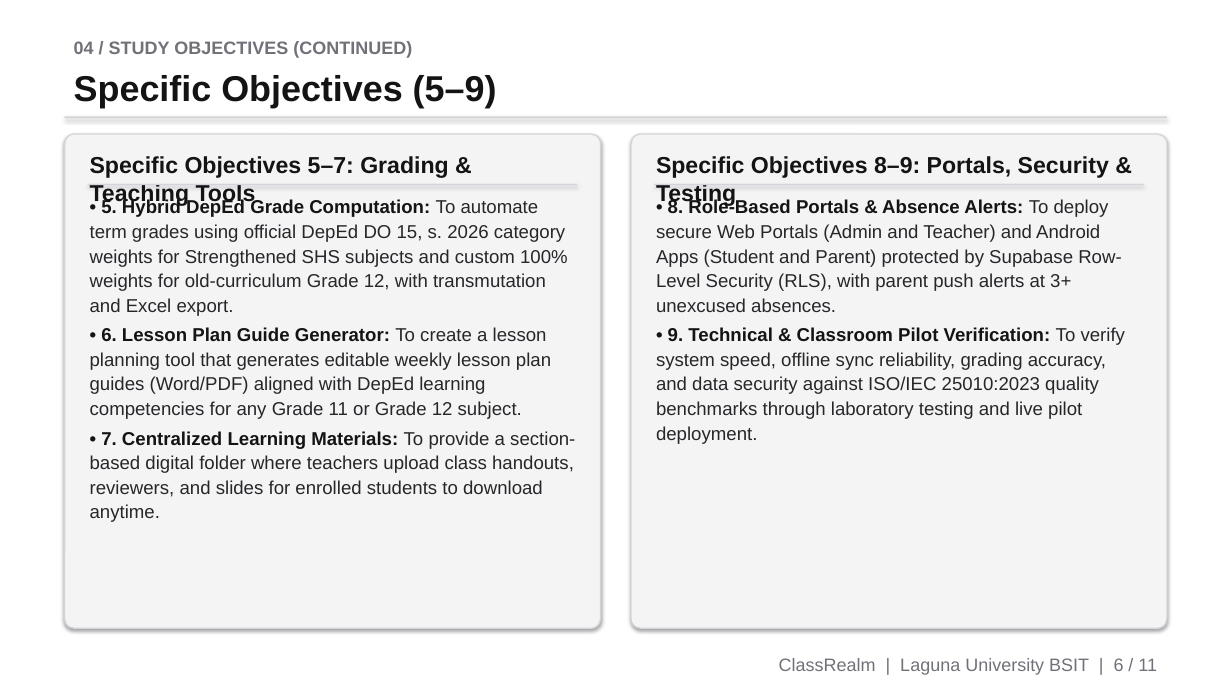
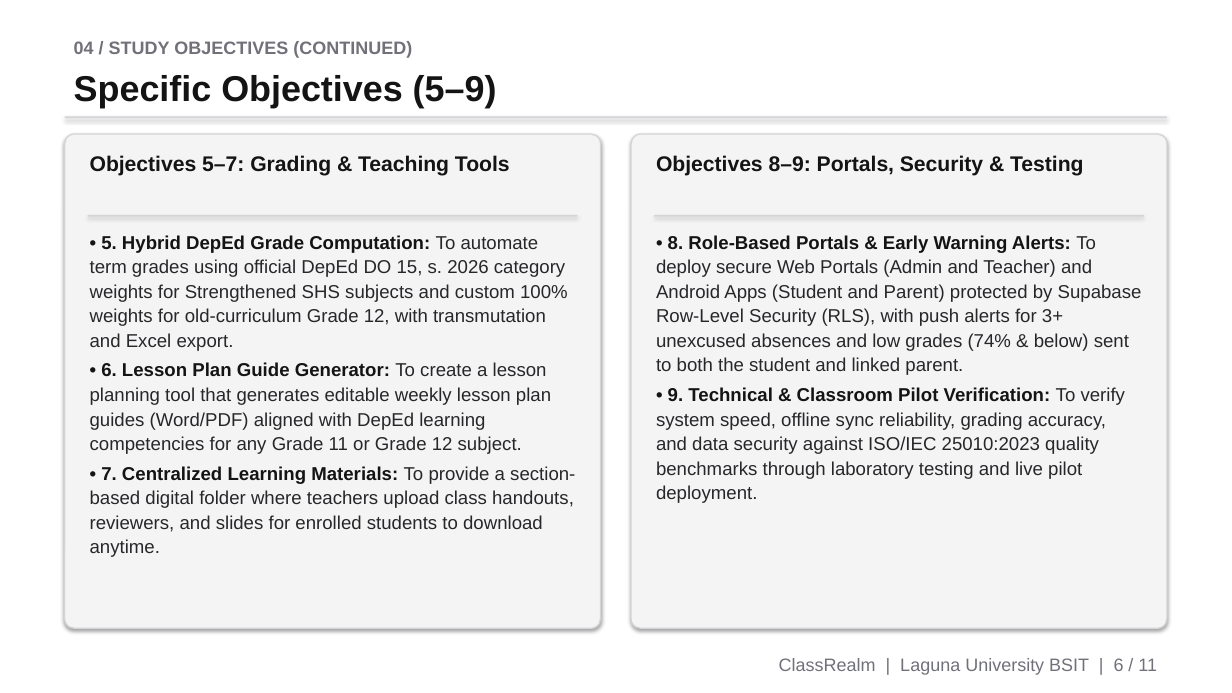
Before and after one commit to ljcalica071-cmd/class_realm01, a slide deck: slide 6 of ClassRealm_Final_Defense_Presentation.pptx. Drawn at 1232x693 pixels with LibreOffice and Linux fonts; fonts in the diff are those of the drawing. Boxes give left, top, right and bottom in pixels: in the first picture for what was removed or moved away, otherwise in the second. Text is boxed around its words. In the diff, an @@ line names an element or a change of style, - is before the commit and + after.

```diff
--- a/ClassRealm_Final_Defense_Presentation.pptx
+++ b/ClassRealm_Final_Defense_Presentation.pptx
@@ text at (90, 155, 510, 176): text changed; size 18 to 16.5 pt @@
-Specific Objectives 5–7: Grading & Teaching Tools
+Objectives 5–7: Grading & Teaching Tools
@@ text at (656, 155, 1083, 176): text changed; size 18 to 16.5 pt @@
-Specific Objectives 8–9: Portals, Security & Testing
+Objectives 8–9: Portals, Security & Testing
@@ text "• 5. Hybrid DepEd Grade ...": place and size @@
-text "• 5. Hybrid DepEd Grade ..." at (90, 199, 575, 522)
+text "• 5. Hybrid DepEd Grade ..." at (90, 235, 575, 557)
@@ rectangle: place and size @@
-rectangle at (88, 184, 578, 185)
+rectangle at (88, 215, 578, 216)
@@ text "• 8. Role-Based Portals & ...": place and size @@
-text "• 8. Role-Based Portals & ..." at (656, 199, 1121, 312)
+text "• 8. Role-Based Portals & ..." at (656, 235, 1142, 503)
@@ rectangle: place and size @@
-rectangle at (654, 184, 1144, 185)
+rectangle at (654, 215, 1144, 216)
@@ text at (656, 235, 1142, 375): text changed @@
-• 8. Role-Based Portals & Absence Alerts: To deploy secure Web Portals (Admin and Teacher) and Android Apps (Student and Parent) protected by Supabase Row-Level Security (RLS), with parent push alerts at 3+ unexcused absences.
+• 8. Role-Based Portals & Early Warning Alerts: To deploy secure Web Portals (Admin and Teacher) and Android Apps (Student and Parent) protected by Supabase Row-Level Security (RLS), with push alerts for 3+ unexcused absences and low grades (74% & below) sent to both the student and linked parent.
```
Also in this commit, not shown: 8 other slides changed, 31 other files.
